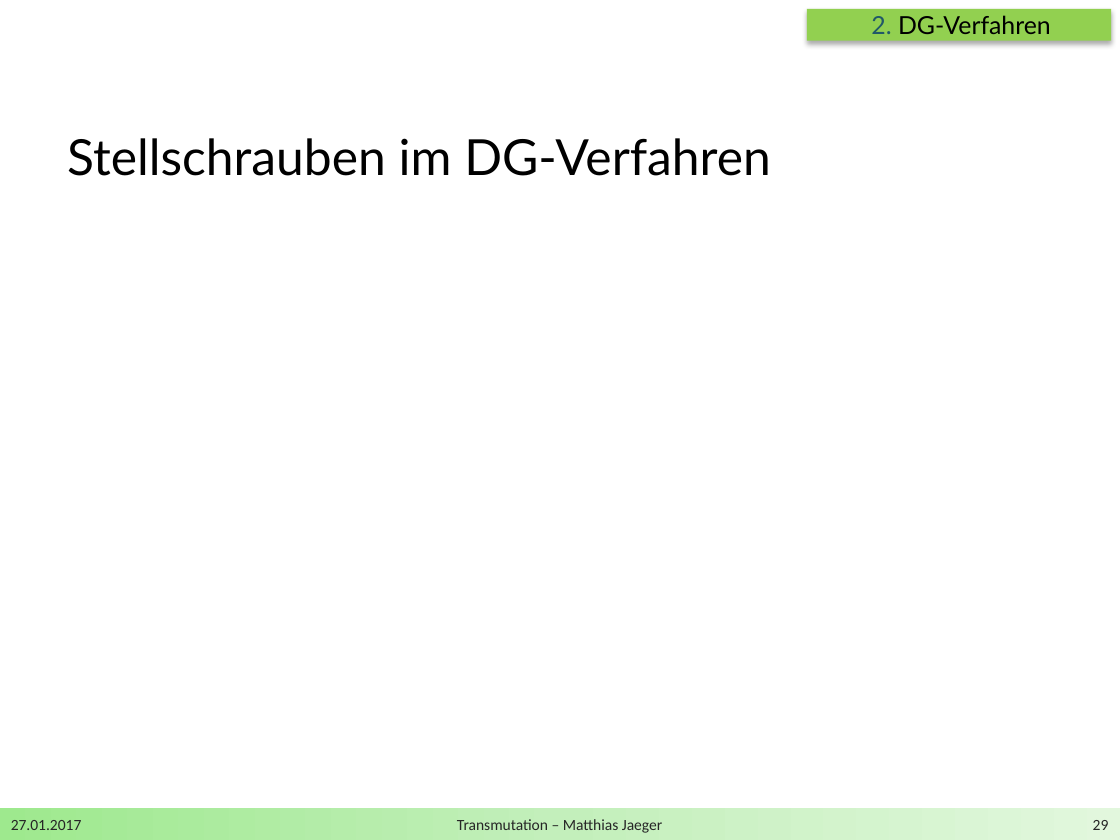
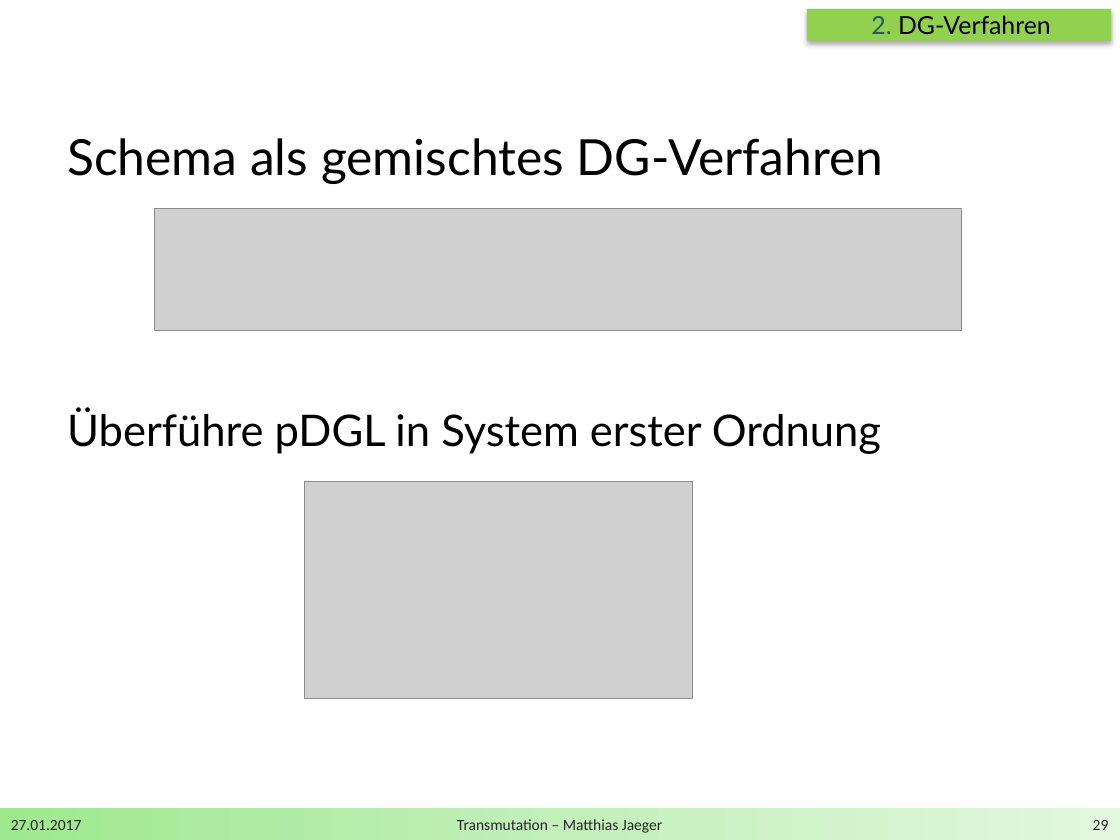
Before and after one commit to DerKleineGauss/Masterarbeit, a slide deck: slide 29 of Zwischenvortrag/Präsentation.pptx. Drawn at 1120x840 pixels with LibreOffice and Linux fonts; fonts in the diff are those of the drawing; grey boxes stand for pictures; background and template pictures are left out. Boxes give left, top, right and bottom in pixels: in the first picture for what was removed or moved away, otherwise in the second. Text is boxed around its words. In the diff, an @@ line names an element or a change of style, - is before the commit and + after.

```diff
--- a/Zwischenvortrag/Präsentation.pptx
+++ b/Zwischenvortrag/Präsentation.pptx
@@ text at [67,138,884,454]: text changed; size 32 to 28 pt @@
-Stellschrauben im DG-Verfahren
+Schema als gemischtes DG-Verfahren
+Überführe pDGL in System erster Ordnung
@@ picture added at [155,208,961,330] @@
@@ picture added at [305,482,693,698] @@
```
Also in this commit, not shown: 2 other slides changed, 5 slides added, 50 other files.
